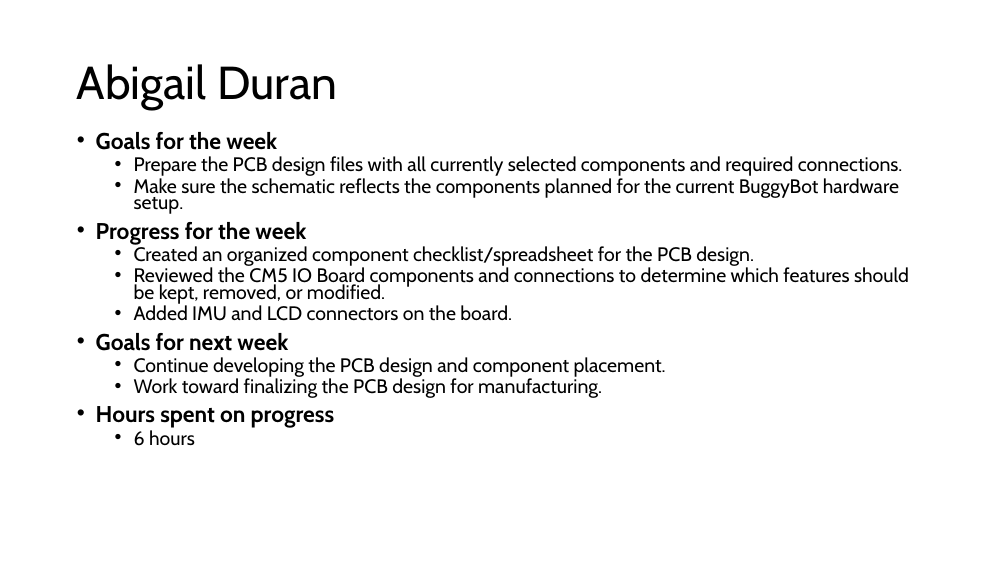
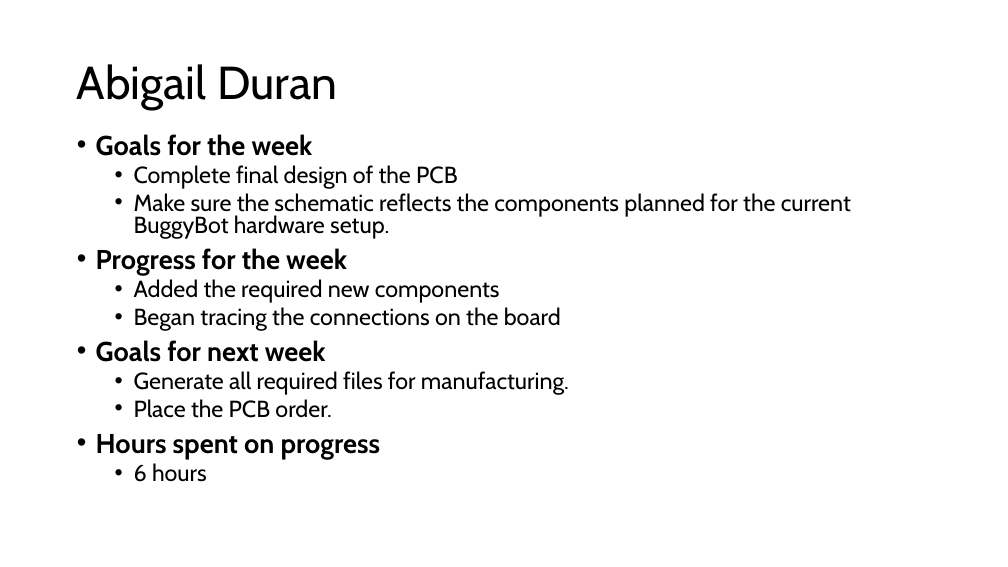
Before and after one commit to EthanWellsSr/BuggyBot, a slide deck: slide 10 of Weekly Reports/Self-Driving-RC-Car.pptx (slide 12 before the commit). Drawn at 1008x567 pixels with LibreOffice and Linux fonts; fonts in the diff are those of the drawing. Boxes give left, top, right and bottom in pixels: in the first picture for what was removed or moved away, otherwise in the second. Text is boxed around its words. In the diff, an @@ line names an element or a change of style, - is before the commit and + after.

Commit message:
Week 10: assemble weekly presentation deck from slides

```diff
--- a/Weekly Reports/Self-Driving-RC-Car.pptx
+++ b/Weekly Reports/Self-Driving-RC-Car.pptx
@@ text at [96,134,851,482]: size 21.7 to 25.9 pt in "Goals for the week", "Progress for the week", "Goals for next week", "Hours spent on progress"; size 18.6 to 22.2 pt in "Make sure the schematic reflects the components ...", "6 hours"; line spacing 0.7 to 0.8 @@
@@ text at [134,165,458,189]: text changed; size 18.6 to 22.2 pt @@
-  • Prepare the PCB design files with all currently selected components and required connections.
+  • Complete final design of the PCB
@@ text at [134,279,561,331]: text changed; size 18.6 to 22.2 pt @@
-  • Created an organized component checklist/spreadsheet for the PCB design.
-  • Reviewed the CM5 IO Board components and connections to determine which features should be kept, removed, or modified.
-  • Added IMU and LCD connectors on the board.
+  • Added the required new components
+  • Began tracing the connections on the board
@@ text at [134,371,569,418]: text changed; size 18.6 to 22.2 pt @@
-  • Continue developing the PCB design and component placement.
-  • Work toward finalizing the PCB design for manufacturing.
+  • Generate all required files for manufacturing.
+  • Place the PCB order.
```
Also in this commit, not shown: 2 other slides changed, 8 slides added, 10 slides removed.
